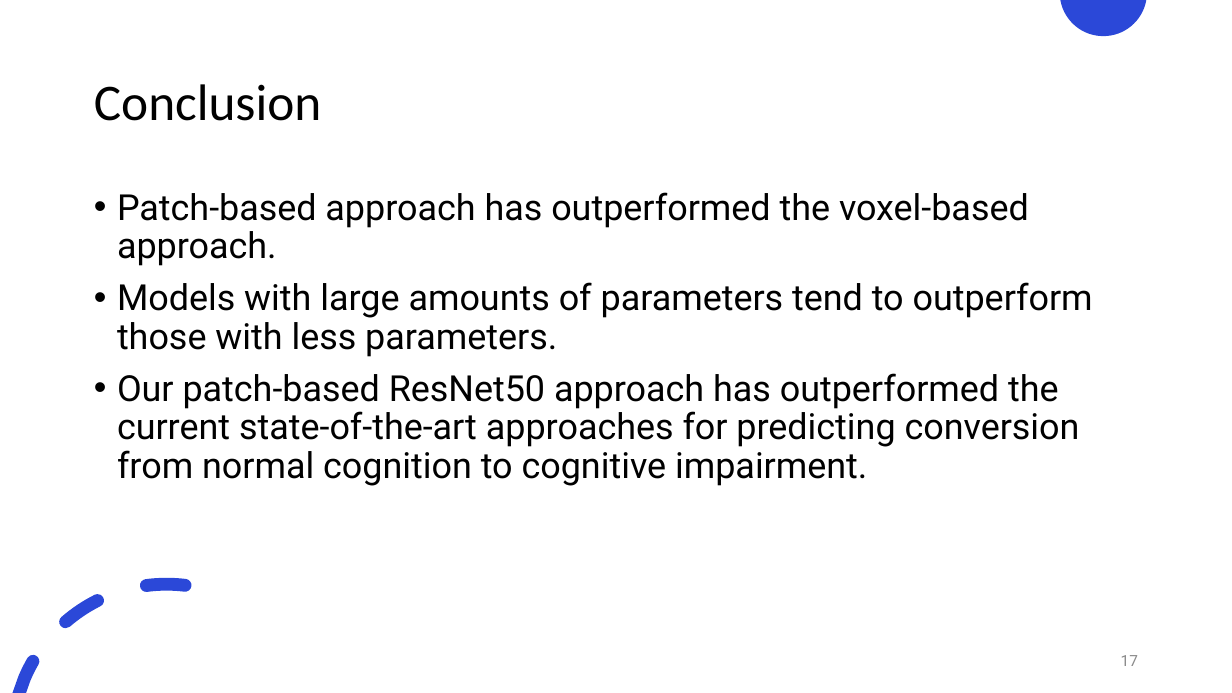
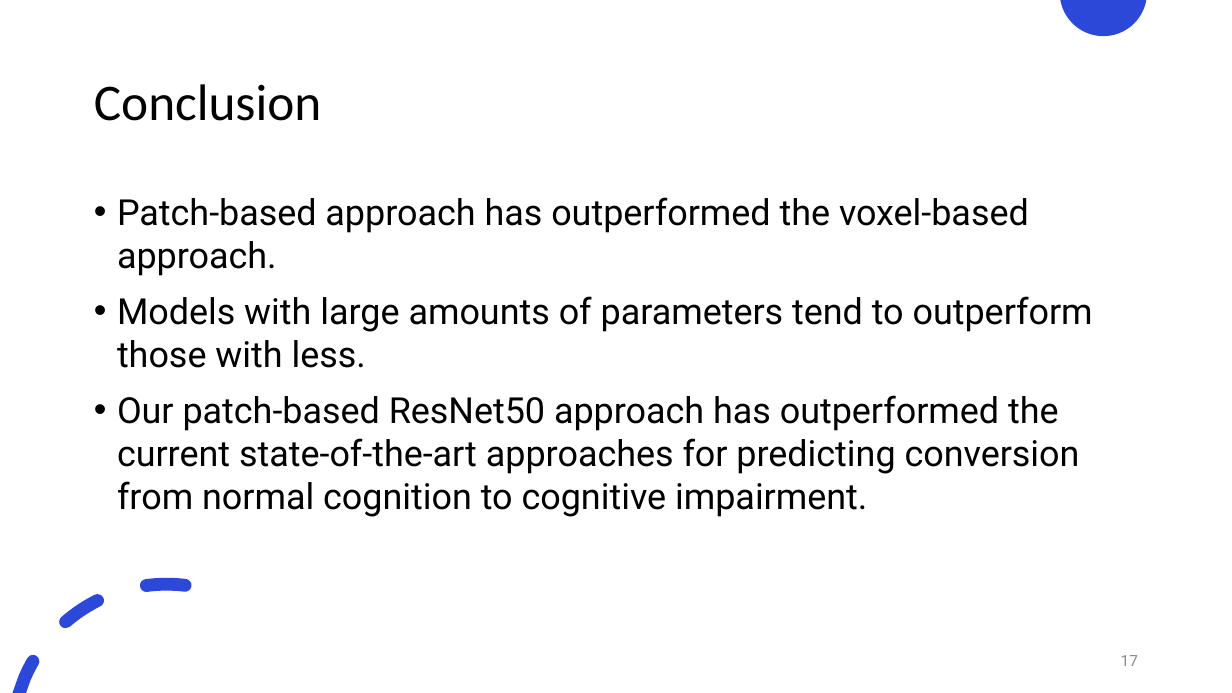
Before and after one commit to justin-bardwell/JB_AD, a slide deck: slide 17 of 21961992_Seminar.pptx. Drawn at 1232x693 pixels with LibreOffice and Linux fonts; fonts in the diff are those of the drawing. Boxes give left, top, right and bottom in pixels: in the first picture for what was removed or moved away, otherwise in the second. Text is boxed around its words. In the diff, an @@ line names an element or a change of style, - is before the commit and + after.

```diff
--- a/21961992_Seminar.pptx
+++ b/21961992_Seminar.pptx
@@ text at [117, 197, 1080, 517]: line spacing 0.9 to 1 @@
@@ text at [117, 296, 1093, 368]: text changed @@
-• Models with large amounts of parameters tend to outperform those with less parameters.
+• Models with large amounts of parameters tend to outperform those with less.
```
Also in this commit, not shown: 11 other slides changed, 36 other files.
